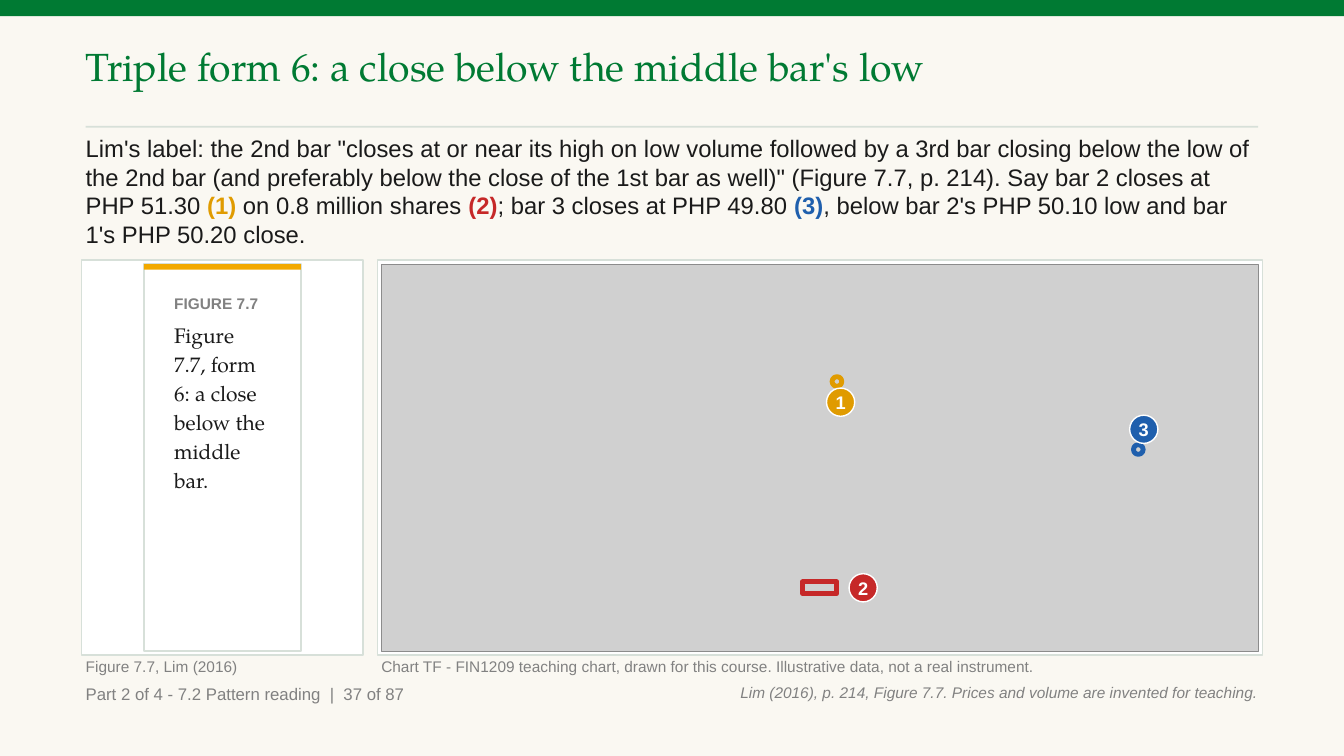
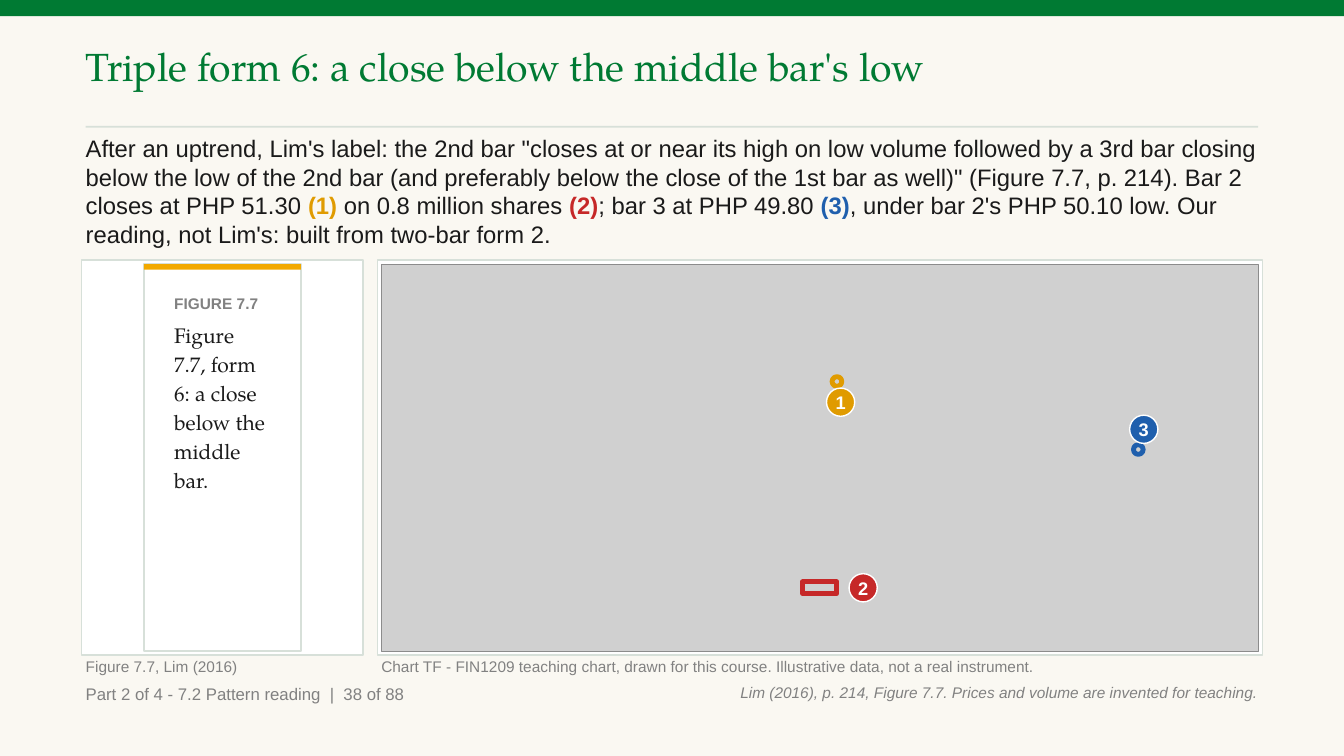
Before and after one commit to benjiesotelo-sudo/Telos_FIN1209, a slide deck: slide 82 of chapter-07/FIN1209-Chapter-07.pptx (slide 81 before the commit). Drawn at 1344x756 pixels with LibreOffice and Linux fonts; fonts in the diff are those of the drawing; grey boxes stand for pictures. Boxes give left, top, right and bottom in pixels: in the first picture for what was removed or moved away, otherwise in the second. Text is boxed around its words. In the diff, an @@ line names an element or a change of style, - is before the commit and + after.

```diff
--- a/chapter-07/FIN1209-Chapter-07.pptx
+++ b/chapter-07/FIN1209-Chapter-07.pptx
@@ text at <box>86,139,1256,248</box>: text changed @@
-Lim's label: the 2nd bar "closes at or near its high on low volume followed by a 3rd bar closing below the low of the 2nd bar (and preferably below the close of the 1st bar as well)" (Figure 7.7, p. 214). Say bar 2 closes at PHP 51.30 (1) on 0.8 million shares (2); bar 3 closes at PHP 49.80 (3), below bar 2's PHP 50.10 low and bar 1's PHP 50.20 close.
+After an uptrend, Lim's label: the 2nd bar "closes at or near its high on low volume followed by a 3rd bar closing below the low of the 2nd bar (and preferably below the close of the 1st bar as well)" (Figure 7.7, p. 214). Bar 2 closes at PHP 51.30 (1) on 0.8 million shares (2); bar 3 at PHP 49.80 (3), under bar 2's PHP 50.10 low. Our reading, not Lim's: built from two-bar form 2.
@@ text at <box>86,688,404,704</box>: text changed @@
-Part 2 of 4 - 7.2 Pattern reading | 37 of 87
+Part 2 of 4 - 7.2 Pattern reading | 38 of 88
```
Also in this commit, not shown: 86 other slides changed, 1 slide added, 2 other files.
